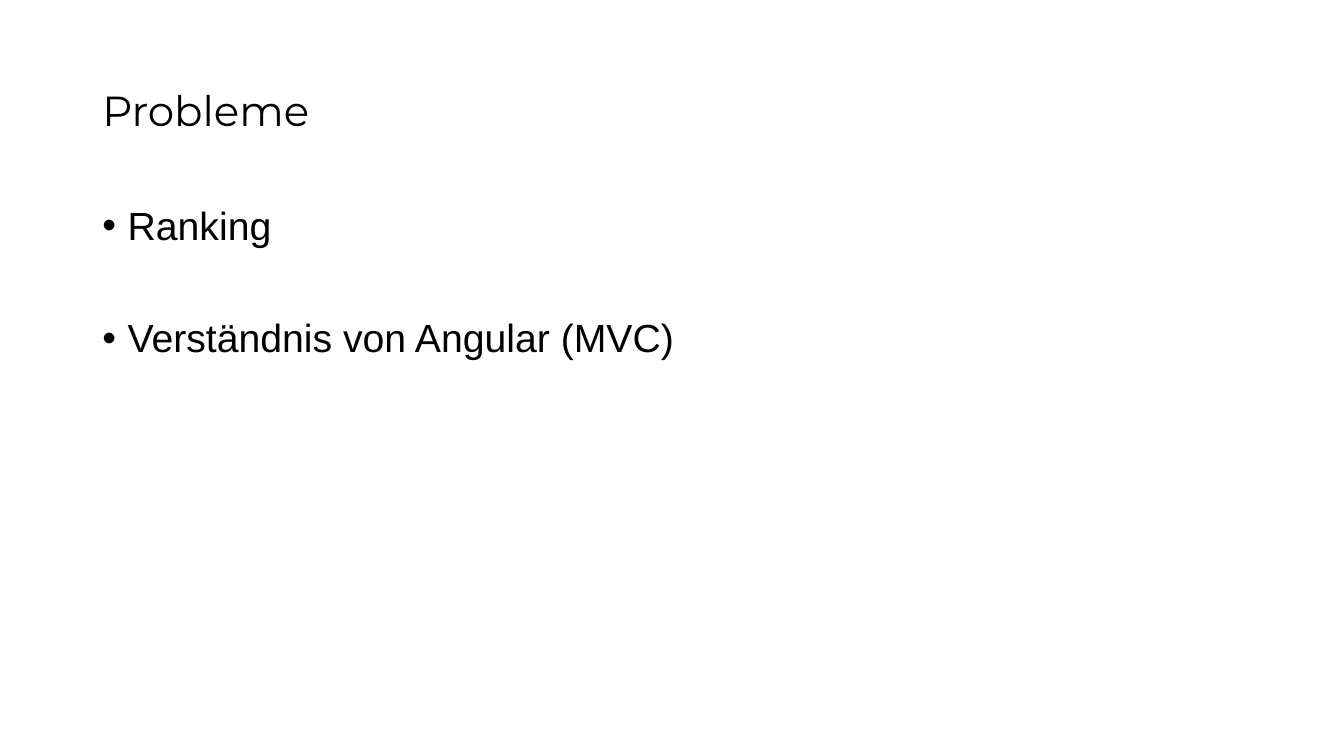
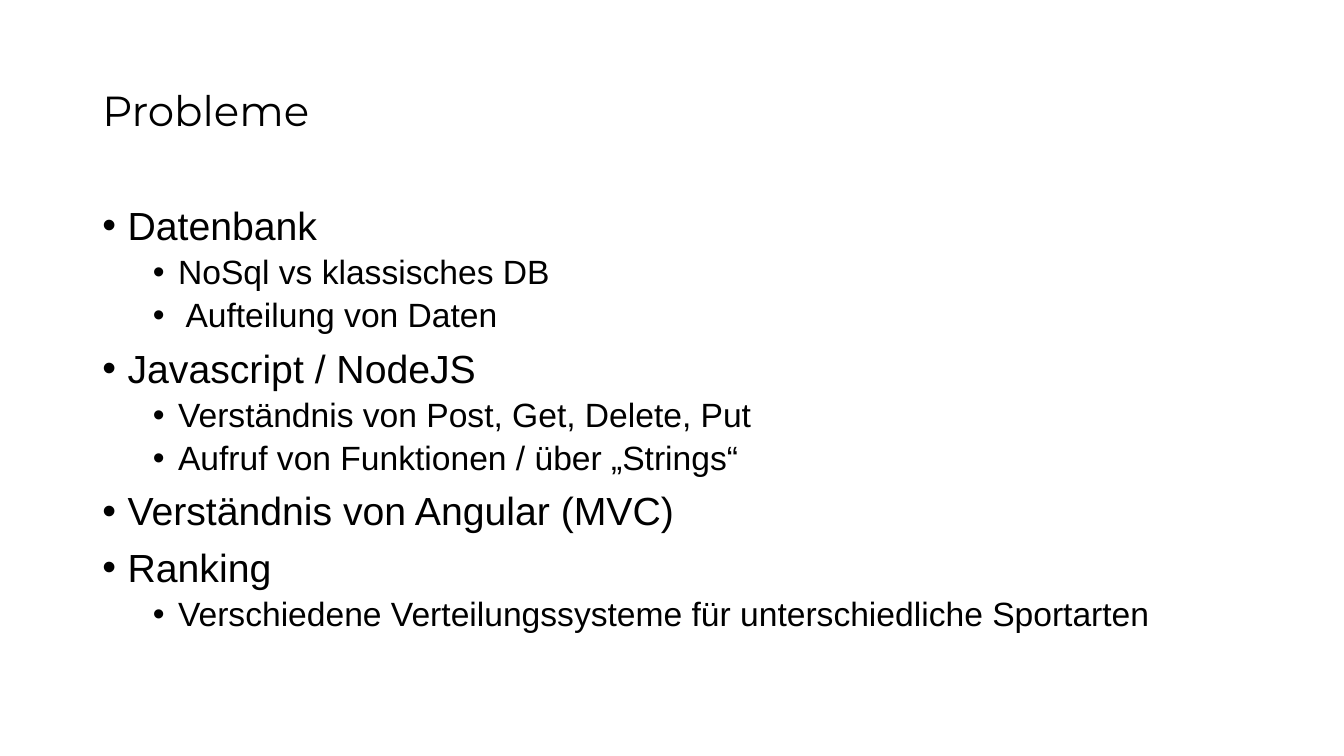
Before and after one commit to Hiaslafson/SE_Gruppe3, a slide deck: slide 9 of Doku/Präsentation_KV_SE_Gruppe3.pptx. Drawn at 1344x756 pixels with LibreOffice and Linux fonts; fonts in the diff are those of the drawing; background and template pictures are left out. Boxes give left, top, right and bottom in pixels: in the first picture for what was removed or moved away, otherwise in the second. Text is boxed around its words. In the diff, an @@ line names an element or a change of style, - is before the commit and + after.

Commit message:
updated docu and presentation

```diff
--- a/Doku/Präsentation_KV_SE_Gruppe3.pptx
+++ b/Doku/Präsentation_KV_SE_Gruppe3.pptx
@@ text at <box>128,211,751,533</box>: paragraphs added @@
+• Datenbank
+  • NoSql vs klassisches DB
+  • Aufteilung von Daten
+• Javascript / NodeJS
+  • Verständnis von Post, Get, Delete, Put
+  • Aufruf von Funktionen / über „Strings“
+• Verständnis von Angular (MVC)
@@ text at <box>178,601,1149,633</box>: text changed; size 28 to 24 pt @@
-• Verständnis von Angular (MVC)
+  • Verschiedene Verteilungssysteme für unterschiedliche Sportarten
```
Also in this commit, not shown: 1 other file.
